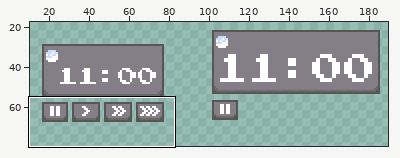
Pixel-art file: sprites/gui/clock.ase. Above, an overview of the earlier version with the close-up marked.
Close-up. Before the edit:
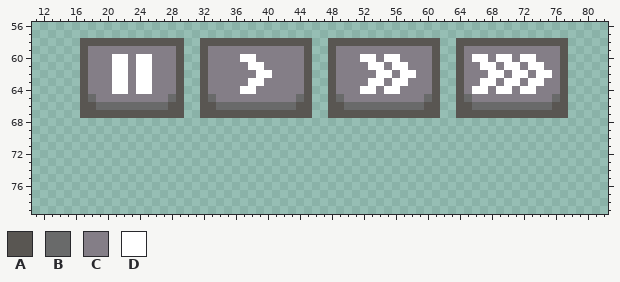
320x200 pixels, 1 frame. Shown: x 11..82, y 56..79. The wide view leaves out empty margins.
Palette (. is transparent): A #595652  B #696a6a  C #847e87  D #ffffff
Pixels before, first column x 17:
58 AAAAAAAAAAAAA..AAAAAAAAAAAAAA..AAAAAAAAAAAAAA..AAAAAAAAAAAAAA
59 ACCCCCCCCCCCA..ACCCCCCCCCCCCA..ACCCCCCCCCCCCA..ACCCCCCCCCCCCA
60 ACCCDDCDDCCCA..ACCCCDDCCCCCCA..ACCCDDCDDCCCCA..ACDDCDDCDDCCCA
61 ACCCDDCDDCCCA..ACCCCCDDCCCCCA..ACCCCDDCDDCCCA..ACCDDCDDCDDCCA
62 ACCCDDCDDCCCA..ACCCCCCDDCCCCA..ACCCCCDDCDDCCA..ACCCDDCDDCDDCA
63 ACCCDDCDDCCCA..ACCCCCDDCCCCCA..ACCCCDDCDDCCCA..ACCDDCDDCDDCCA
64 ACCCDDCDDCCCA..ACCCCDDCCCCCCA..ACCCDDCDDCCCCA..ACDDCDDCDDCCCA
65 ABCCCCCCCCCBA..ABCCCCCCCCCCBA..ABCCCCCCCCCCBA..ABCCCCCCCCCCBA
66 AABBBBBBBBBAA..AABBBBBBBBBBAA..AABBBBBBBBBBAA..AABBBBBBBBBBAA
67 AAAAAAAAAAAAA..AAAAAAAAAAAAAA..AAAAAAAAAAAAAA..AAAAAAAAAAAAAA
And afterwards:
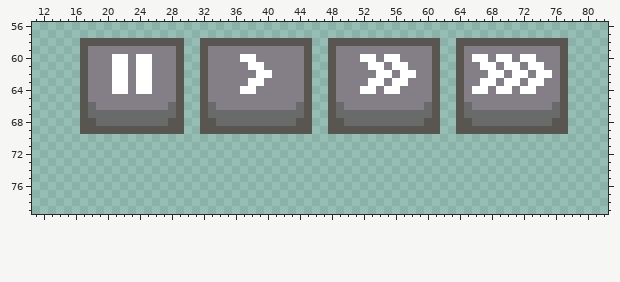
Changes in this commit:
Changed rows in their new state; - is an unchanged pixel.
first column x 17:
65 -C---------C----C----------C----C----------C----C----------C-
66 -BCCCCCCCCCB----BCCCCCCCCCCB----BCCCCCCCCCCB----BCCCCCCCCCCB-
67 -BBBBBBBBBBB----BBBBBBBBBBBB----BBBBBBBBBBBB----BBBBBBBBBBBB-
68 AABBBBBBBBBAA--AABBBBBBBBBBAA--AABBBBBBBBBBAA--AABBBBBBBBBBAA
69 AAAAAAAAAAAAA--AAAAAAAAAAAAAA--AAAAAAAAAAAAAA--AAAAAAAAAAAAAA
